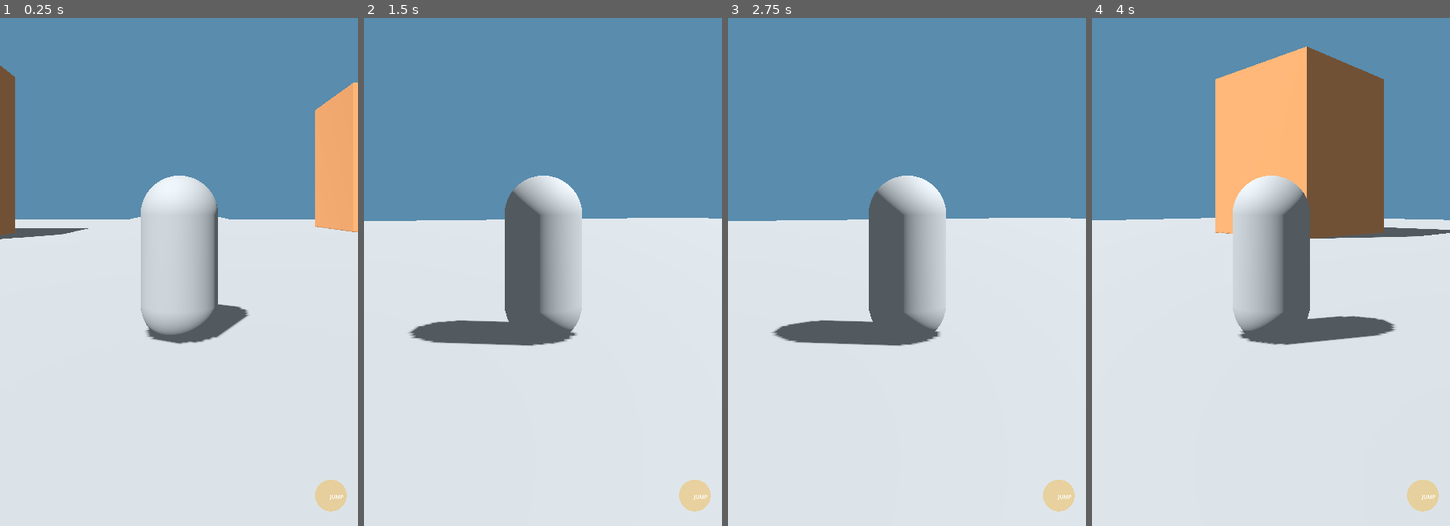
Above: before the commit, frames 1-4 (left to right).
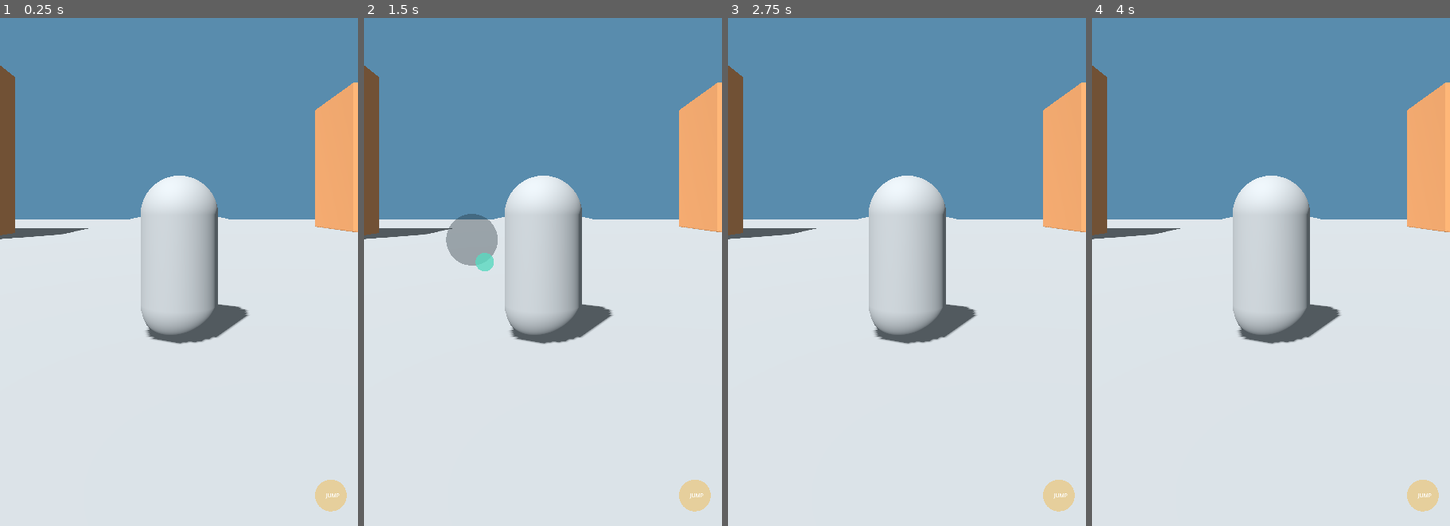
Above: after the commit, the same moments.

Repository: Olori24/Owo-Ta
Game: Godot game, scene res://scenes/world/first_district.tscn
Same seed, same stepped clock (60 frames per second), same inputs: the game is played once before the commit and once after it. This scene is started directly instead of the project's main scene.
Inputs (mouse positions are in pixels of both pictures, inside the frame that each line leads up to):
- Up to frame 1 (0.25 s): no input
- Up to frame 2 (1.5 s): tap Enter at 0.5 s; move the mouse to (621, 175) at 0.52 s; click (621, 175) at 0.67 s; tap Space at 1.25 s; drag from (471, 241) to (525, 332) at 1.27 s
- Up to frame 3 (2.75 s): move the mouse to (942, 68) at 2.02 s; click (942, 68) at 2.17 s
- Up to frame 4 (4 s): tap Enter at 2.75 s; drag from (1253, 332) to (1163, 109) at 2.77 s; move the mouse to (1378, 302) at 3.52 s; click (1378, 302) at 3.67 s

The runs differ from the first frame. In frame 1, less than 0.1% of the frame differs, in the area x 90-96%, y 93-95%; in frame 2, 13%; in frame 3, 12%; in frame 4, 24%, in the area x 0-100%, y 5-95%.

Commit message:
feat: build first playable 3D district prototype

Diff:
--- a/scripts/ui/mobile_controls.gd
+++ b/scripts/ui/mobile_controls.gd
@@ -6,19 +6,16 @@
 var move_origin := Vector2.ZERO
 var move_vector := Vector2.ZERO
 var last_look_position := Vector2.ZERO
-var jump_pressed := false
+var jump_touch := -1
 const JOYSTICK_RADIUS := 78.0
 const JUMP_RADIUS := 48.0
 
 func _ready() -> void:
-	_register_actions()
-	set_anchors_and_offsets_preset(Control.PRESET_FULL_RECT)
+	set_process(true)
 	mouse_filter = Control.MOUSE_FILTER_STOP
 
-func _register_actions() -> void:
-	for action in ["move_left", "move_right", "move_forward", "move_back", "jump"]:
-		if not InputMap.has_action(action):
-			InputMap.add_action(action)
+func _process(_delta: float) -> void:
+	queue_redraw()
 
 func _input(event: InputEvent) -> void:
 	if event is InputEventScreenTouch:
@@ -27,6 +24,9 @@
 				active_move_touch = event.index
 				move_origin = event.position
 				move_vector = Vector2.ZERO
+			elif event.position.x >= size.x * 0.48 and event.position.y > size.y * 0.65:
+				jump_touch = event.index
+				Input.action_press("jump")
 			elif event.position.x >= size.x * 0.48 and active_look_touch == -1:
 				active_look_touch = event.index
 				last_look_position = event.position
@@ -37,7 +37,8 @@
 				_update_move_actions()
 			if event.index == active_look_touch:
 				active_look_touch = -1
-			if event.position.y > size.y * 0.65 and event.position.x > size.x * 0.72:
+			if event.index == jump_touch:
+				jump_touch = -1
 				Input.action_release("jump")
 	elif event is InputEventScreenDrag:
 		if event.index == active_move_touch:
@@ -66,4 +67,4 @@
 		draw_circle(move_origin, JOYSTICK_RADIUS, Color(0.1, 0.15, 0.18, 0.35))
 		draw_circle(move_origin + move_vector * JOYSTICK_RADIUS, 28.0, Color(0.35, 0.85, 0.75, 0.8))
 	draw_circle(Vector2(size.x - 82.0, size.y - 92.0), JUMP_RADIUS, Color(0.95, 0.72, 0.25, 0.45))
-	draw_string(ThemeDB.fallback_font, Vector2(size.x - 96.0, size.y - 82.0), "JUMP", HORIZONTAL_ALIGNMENT_CENTER, 64.0, 16, Color.WHITE)
+	draw_string(ThemeDB.fallback_font, Vector2(size.x - 108.0, size.y - 86.0), "JUMP", HORIZONTAL_ALIGNMENT_CENTER, 64.0, 16, Color.WHITE)
